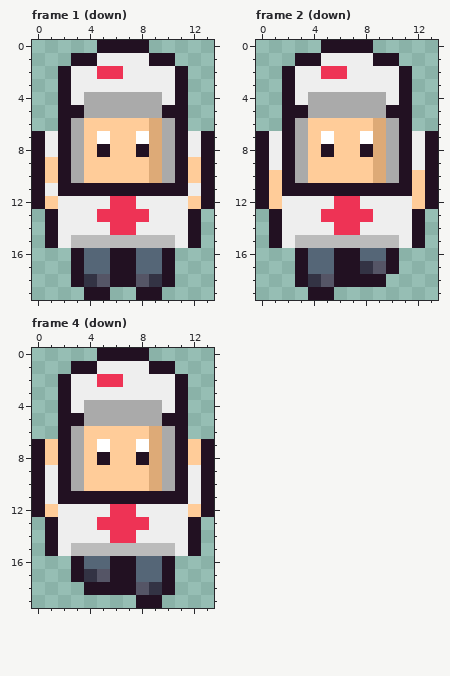
Pixel-art file: games/picomon/art/healer.aseprite. This is how it looked before the edit.
14x20 pixels, 4 frames. Shown: frame 1 (down), frame 2 (down), frame 4 (down). The commit also changed other frames, which this record leaves out.
New version:
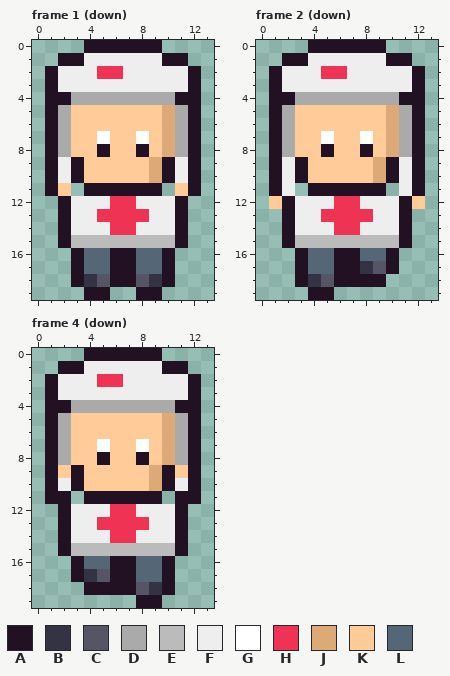
Palette (. is transparent): A #221122  B #333344  C #555566  D #aaaaaa  E #bbbbbb  F #eeeeee  G #ffffff  H #ee3355  J #ddaa77  K #ffcc99  L #556677
Edits made:
Changed rows in their new state; - is an unchanged pixel.
Frame 1 (down), layers "outline", "shade", "fill":
first column x 0:
 0 ----A----A----
 1 --A-F----F-A--
 2 -AF--------FA-
 3 -AF--------FA-
 4 -A-D------D-A-
 5 -ADKKKKKKKJDA-
 6 -ADK-----KJDA-
 7 .ADK-----KJDA.
 8 .ADK-----KJDA.
 9 .AFA------AFA.
10 .AFA------AFA.
11 .AK.------.KA.
12 ..A--------A..
13 -.A--------A.-
14 -.A--------A.-
15 -.A--------A.-
Frame 2 (down), layers "outline", "shade", "fill":
first column x 0:
 0 ----A----A----
 1 --A-F----F-A--
 2 -AF--------FA-
 3 -AF--------FA-
 4 -A-D------D-A-
 5 -ADKKKKKKKJDA-
 6 -ADK-----KJDA-
 7 .ADK-----KJDA.
 8 .ADK-----KJDA.
 9 .AFA------AFA.
10 .AFA------AFA.
11 .AF.------.FA.
12 .-A--------A-.
13 -.A--------A.-
14 -.A--------A.-
15 -.A--------A.-
Frame 4 (down), layers "outline", "shade", "fill":
first column x 0:
 0 ----A----A----
 1 --A-F----F-A--
 2 -AF--------FA-
 3 -AF--------FA-
 4 -A-D------D-A-
 5 -ADKKKKKKKJDA-
 6 -ADK-----KJDA-
 7 .ADK-----KJDA.
 8 .ADK-----KJDA.
 9 .AKA------AKA.
10 .AFA------AFA.
11 .A-.------.-A.
12 ..A--------A..
13 -.A--------A.-
14 -.A--------A.-
15 -.A--------A.-
Changed places in both pictures, as pixel boxes (x1, y1, x2, y2):
changed: (32, 40, 214, 248)
changed: (256, 40, 438, 248)
changed: (32, 348, 214, 556)
